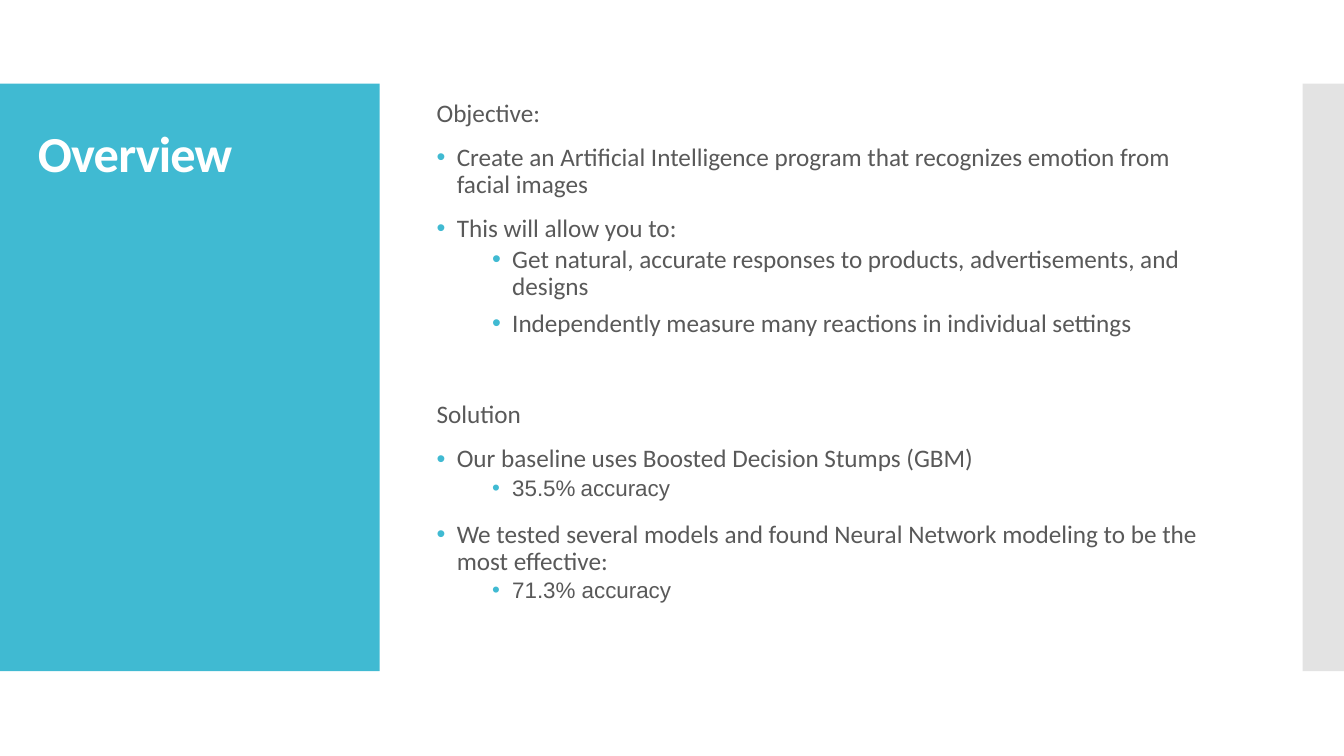
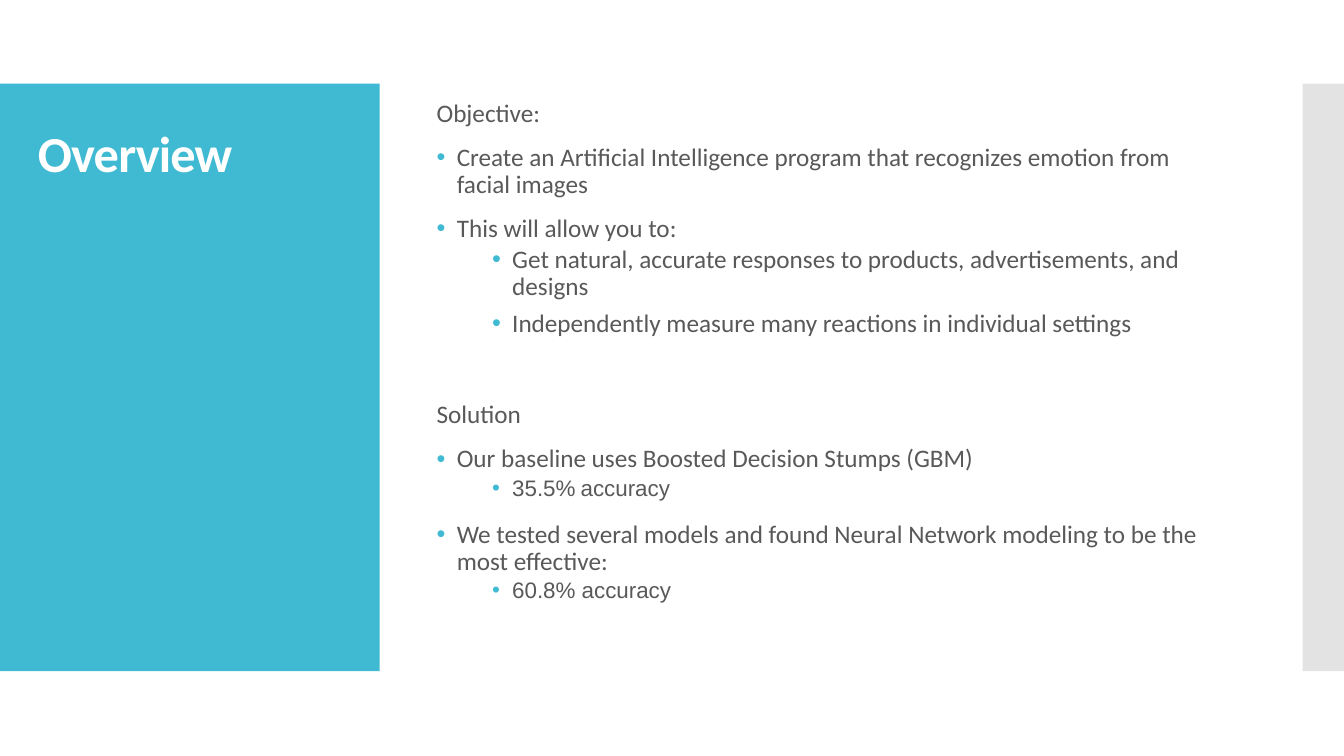
Before and after one commit to TZstatsADS/Fall2019-proj3-sec1-grp7, a slide deck: slide 2 of doc/ADS; Project 3; Predictive Analytics for Facial Emotion Recognition.pptx. Drawn at 1344x756 pixels with LibreOffice and Linux fonts; fonts in the diff are those of the drawing. Boxes give left, top, right and bottom in pixels: in the first picture for what was removed or moved away, otherwise in the second. Text is boxed around its words. In the diff, an @@ line names an element or a change of style, - is before the commit and + after.

```diff
--- a/doc/ADS; Project 3; Predictive Analytics for Facial Emotion Recognition.pptx
+++ b/doc/ADS; Project 3; Predictive Analytics for Facial Emotion Recognition.pptx
@@ text at [512,582,671,603]: text changed @@
-  • 71.3% accuracy
+  • 60.8% accuracy
```
Also in this commit, not shown: 4 other slides changed.
